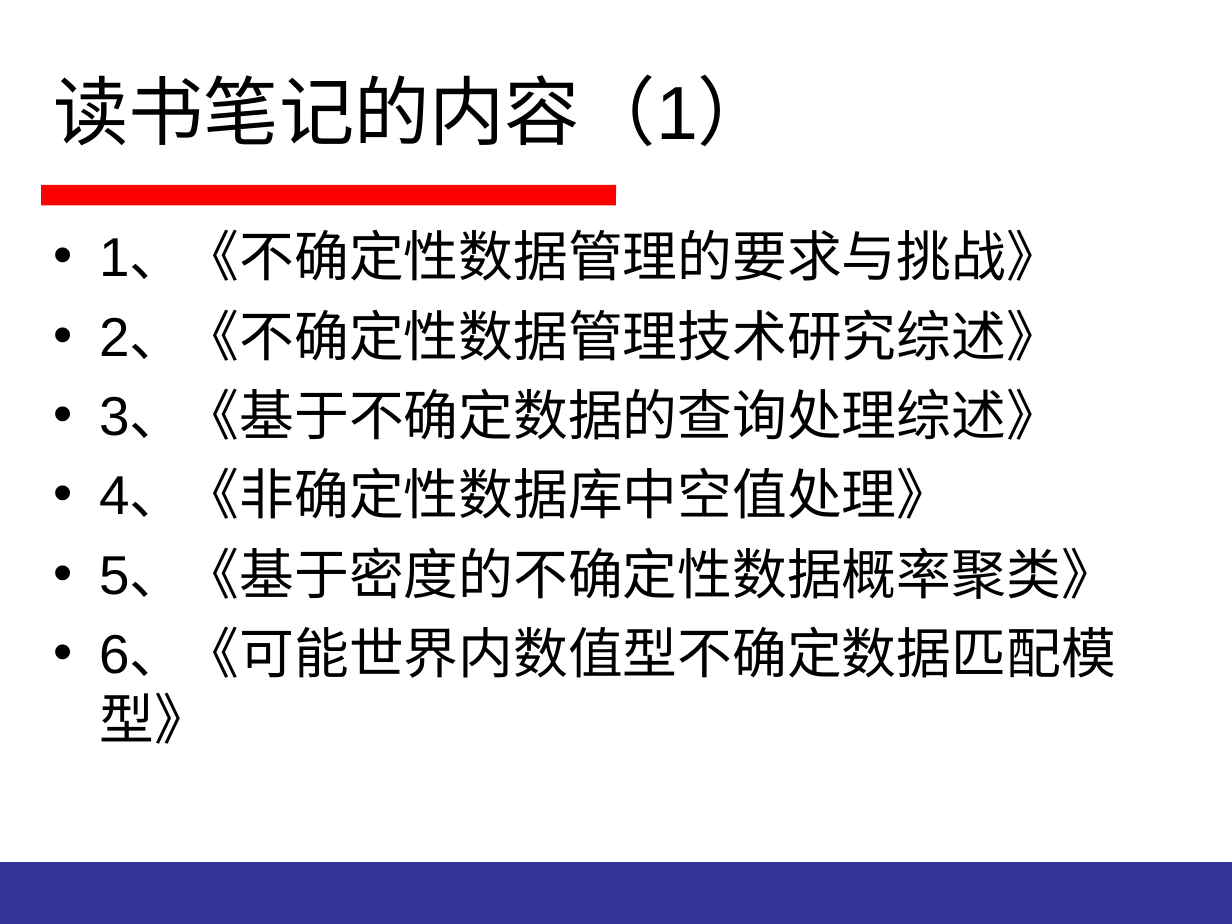
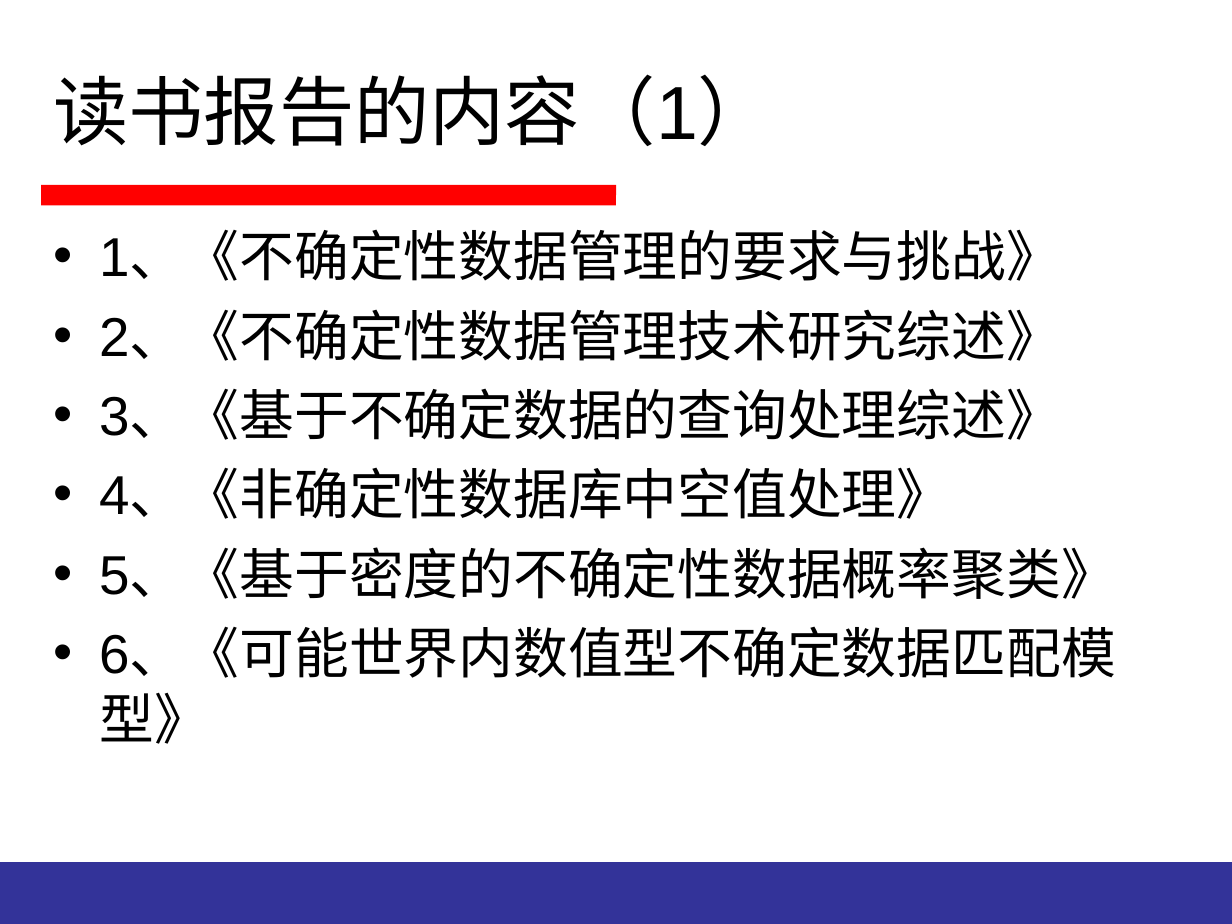
Before and after one commit to HiltonWei/wpstest, a slide deck: slide 15 of branches/区钺坚/读书报告/不确定性数据的查询分析处理.ppt (slide 14 before the commit). Drawn at 1232x924 pixels with LibreOffice and Linux fonts; fonts in the diff are those of the drawing. Boxes give left, top, right and bottom in pixels: in the first picture for what was removed or moved away, otherwise in the second. Text is boxed around its words. In the diff, an @@ line names an element or a change of style, - is before the commit and + after.

```diff
--- a/branches/区钺坚/读书报告/不确定性数据的查询分析处理.ppt
+++ b/branches/区钺坚/读书报告/不确定性数据的查询分析处理.ppt
@@ title at (53,74,773,146): text changed @@
-读书笔记的内容（1）
+读书报告的内容（1）
```
Also in this commit, not shown: 13 other slides changed, 10 slides added, 1 slide removed, 4 other files.
